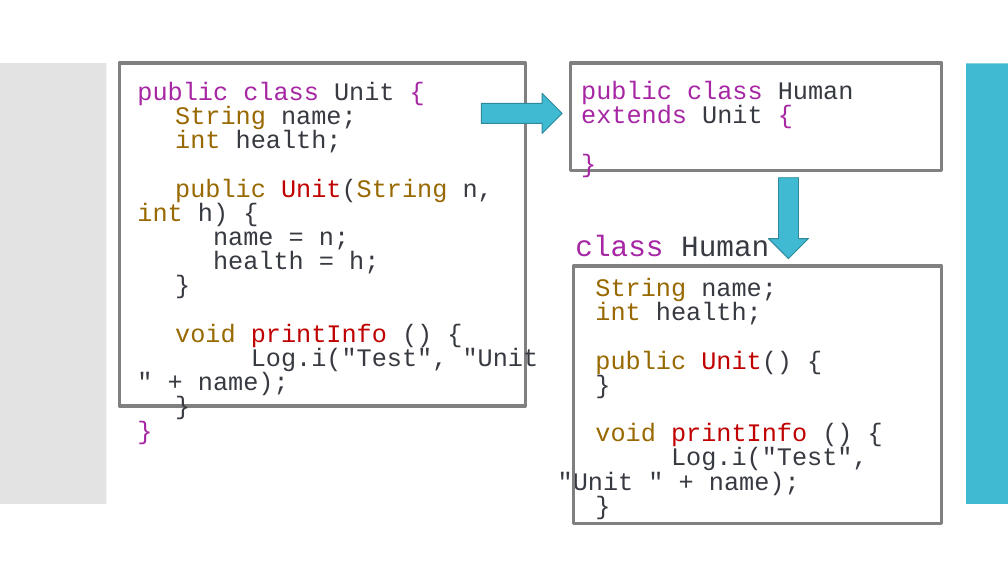
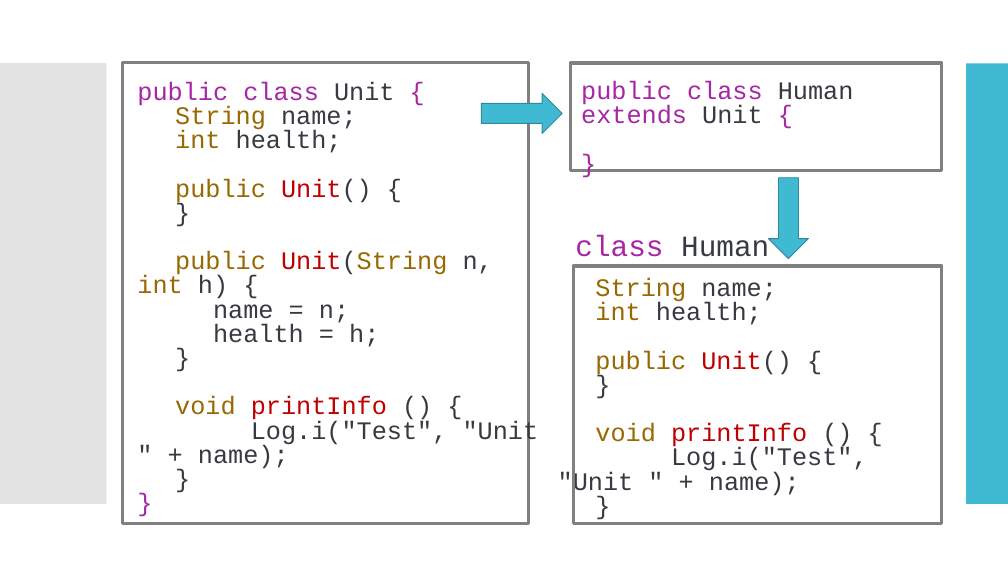
Before and after one commit to IriEfremova/LessonsCube, a slide deck: slide 5 of Android/Lesson12/PrincipOOP.pptx. Drawn at 1008x567 pixels with LibreOffice and Linux fonts; fonts in the diff are those of the drawing. Boxes give left, top, right and bottom in pixels: in the first picture for what was removed or moved away, otherwise in the second. Text is boxed around its words. In the diff, an @@ line names an element or a change of style, - is before the commit and + after.

```diff
--- a/Android/Lesson12/PrincipOOP.pptx
+++ b/Android/Lesson12/PrincipOOP.pptx
@@ rectangle resized from (x1=119, y1=63, x2=526, y2=406) to (x1=123, y1=63, x2=529, y2=523) @@
@@ text at (x1=175, y1=178, x2=372, y2=205): paragraphs added @@
+public Unit() {
+}
```
Also in this commit, not shown: 1 other slide changed, 4 slides added, 3 other files.
